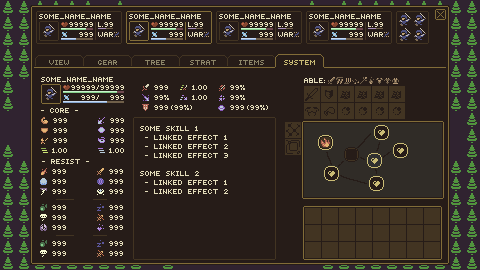
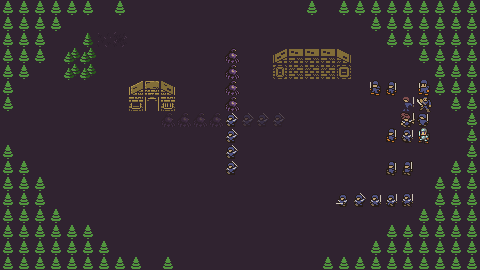
Layered file, before and after one edit (w=480, h=270). Changes by layer:
hid group "menu" (26 layers) over left=30, top=5, right=450, bottom=265
showed "Layer 6" over left=336, top=80, right=432, bottom=207
